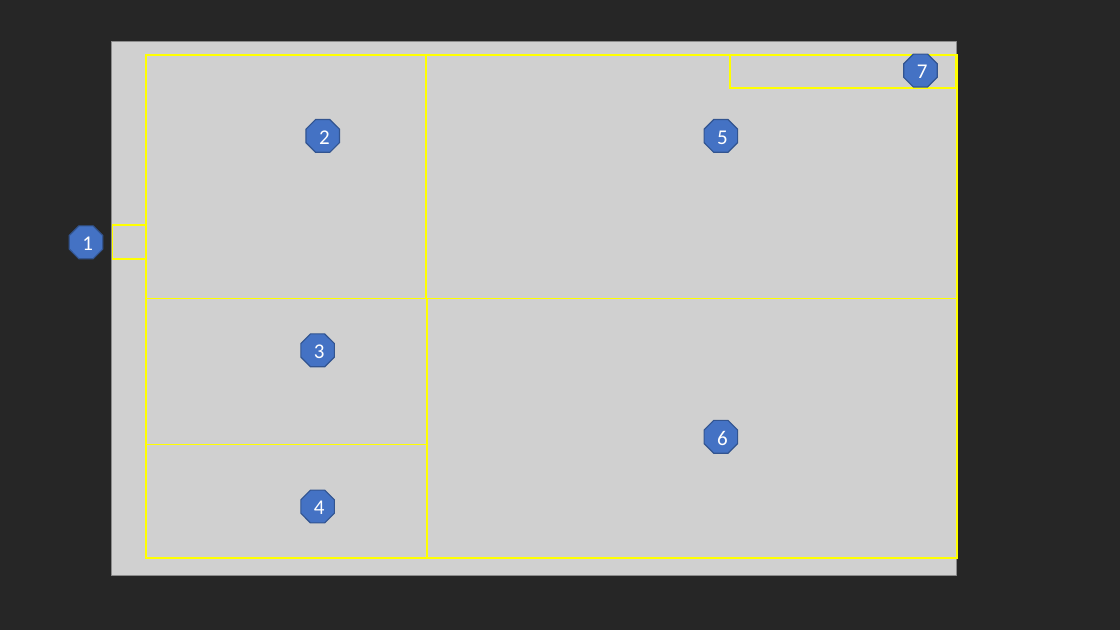
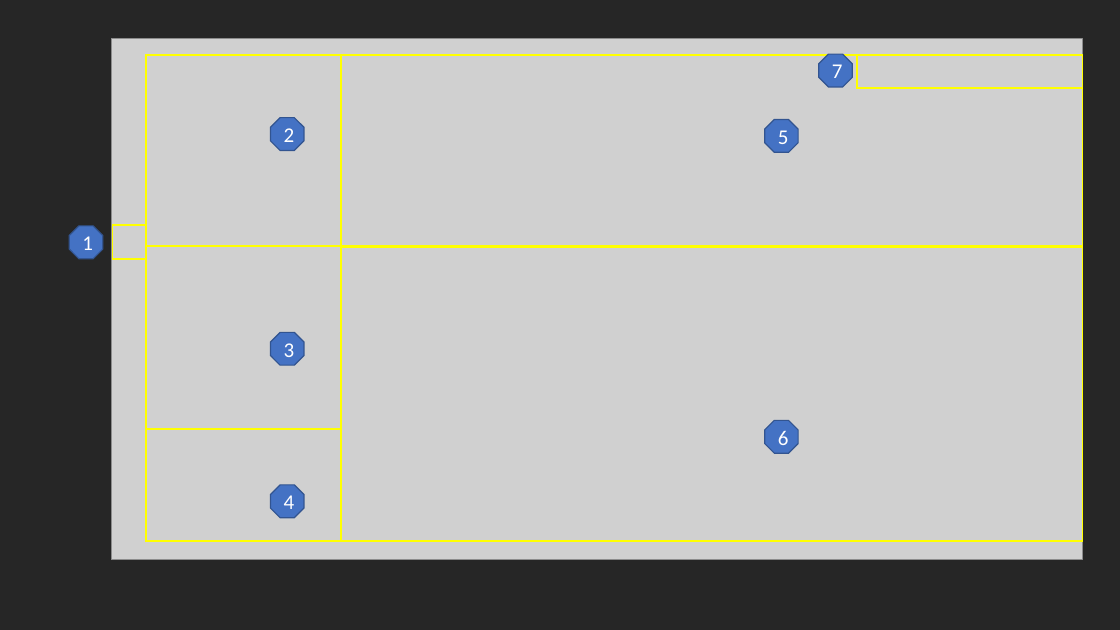
Before and after one commit to nasa/vscode-pvs, a slide deck: slide 1 of vscode-pvs/screenshots/vscode-pvs-user-interface.pptx. Drawn at 1120x630 pixels with LibreOffice and Linux fonts; fonts in the diff are those of the drawing; grey boxes stand for pictures. Boxes give left, top, right and bottom in pixels: in the first picture for what was removed or moved away, otherwise in the second. Text is boxed around its words. In the diff, an @@ line names an element or a change of style, - is before the commit and + after.

```diff
--- a/vscode-pvs/screenshots/vscode-pvs-user-interface.pptx
+++ b/vscode-pvs/screenshots/vscode-pvs-user-interface.pptx
@@ picture: place and size @@
-picture at (112,41,957,575)
+picture at (111,39,1082,560)
@@ rectangle: place and size @@
-rectangle at (146,55,427,298)
+rectangle at (146,55,341,246)
@@ rectangle: place and size @@
-rectangle at (427,55,957,298)
+rectangle at (341,55,1083,247)
@@ octagon "7": place and size @@
-octagon "7" at (904,54,938,87)
+octagon "7" at (819,54,853,87)
@@ rectangle: place and size @@
-rectangle at (731,55,957,87)
+rectangle at (858,55,1083,87)
@@ octagon "2": place and size @@
-octagon "2" at (306,119,339,152)
+octagon "2" at (271,118,304,150)
@@ octagon "5": place and size @@
-octagon "5" at (704,119,738,152)
+octagon "5" at (765,119,798,152)
@@ rectangle: place and size @@
-rectangle at (146,298,427,444)
+rectangle at (146,246,341,429)
@@ rectangle: place and size @@
-rectangle at (427,298,957,558)
+rectangle at (341,246,1083,541)
@@ octagon "3": place and size @@
-octagon "3" at (301,334,334,367)
+octagon "3" at (271,333,304,365)
@@ rectangle: place and size @@
-rectangle at (146,444,427,558)
+rectangle at (146,429,341,541)
@@ octagon "6": place and size @@
-octagon "6" at (704,421,738,454)
+octagon "6" at (765,421,798,454)
@@ octagon "4": place and size @@
-octagon "4" at (301,491,334,523)
+octagon "4" at (271,485,304,518)
```
Also in this commit, not shown: 3 other files.
